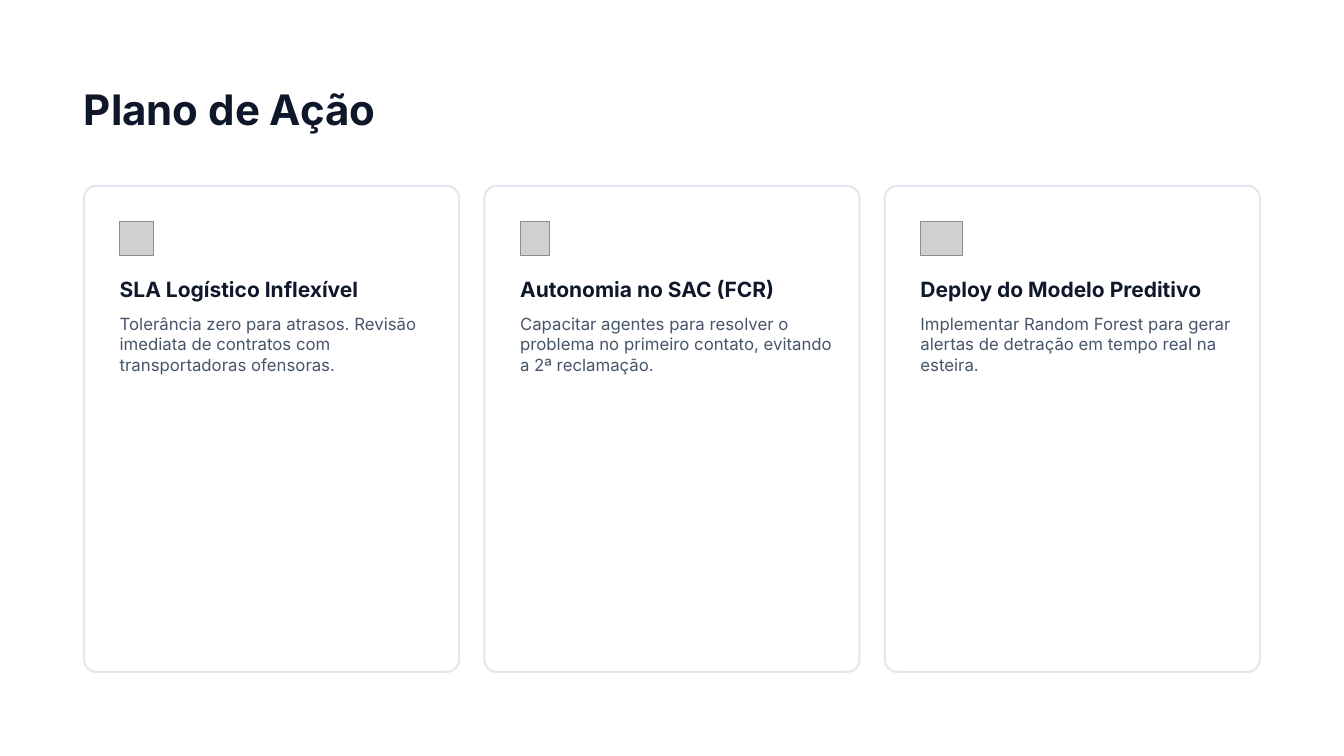
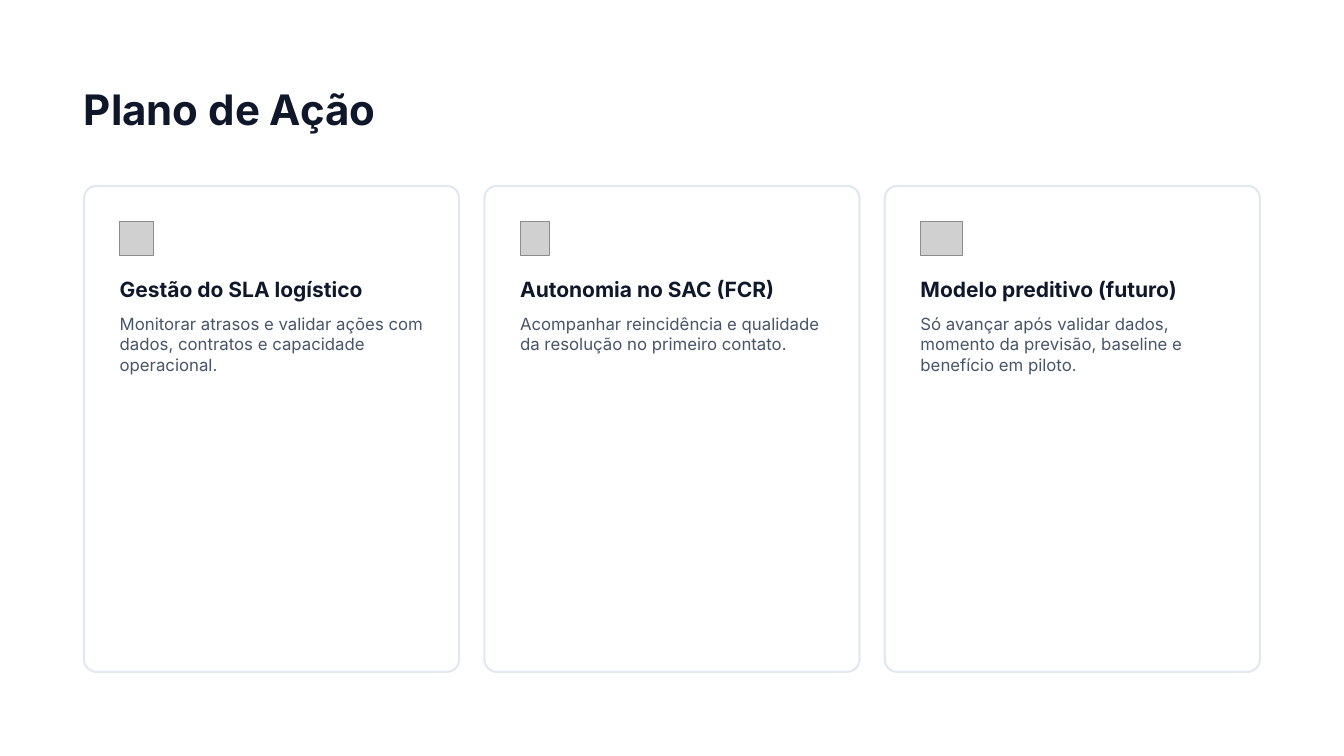
Before and after one commit to Caetanodassis/tech-challenge-fase1-nps-preditivo, a slide deck: slide 9 of apresentacao/Estratégia Proativa de NPS.pptx. Drawn at 1344x756 pixels with LibreOffice and Linux fonts; fonts in the diff are those of the drawing; grey boxes stand for pictures. Boxes give left, top, right and bottom in pixels: in the first picture for what was removed or moved away, otherwise in the second. Text is boxed around its words. In the diff, an @@ line names an element or a change of style, - is before the commit and + after.

```diff
--- a/apresentacao/Estratégia Proativa de NPS.pptx
+++ b/apresentacao/Estratégia Proativa de NPS.pptx
@@ text at box(120, 281, 363, 302): text changed @@
-SLA Logístico Inflexível
+Gestão do SLA logístico
@@ text at box(920, 280, 1177, 302): text changed @@
-Deploy do Modelo Preditivo
+Modelo preditivo (futuro)
@@ text at box(120, 317, 423, 375): text changed @@
-Tolerância zero para atrasos. Revisão imediata de contratos com transportadoras ofensoras.
+Monitorar atrasos e validar ações com dados, contratos e capacidade operacional.
@@ text at box(520, 317, 819, 354): text changed @@
-Capacitar agentes para resolver o problema no primeiro contato, evitando a 2ª reclamação.
+Acompanhar reincidência e qualidade da resolução no primeiro contato.
@@ text at box(920, 317, 1182, 375): text changed @@
-Implementar Random Forest para gerar alertas de detração em tempo real na esteira.
+Só avançar após validar dados, momento da previsão, baseline e benefício em piloto.
```
Also in this commit, not shown: 5 other slides changed, 1 slide added, 1 slide removed, 4 other files.
